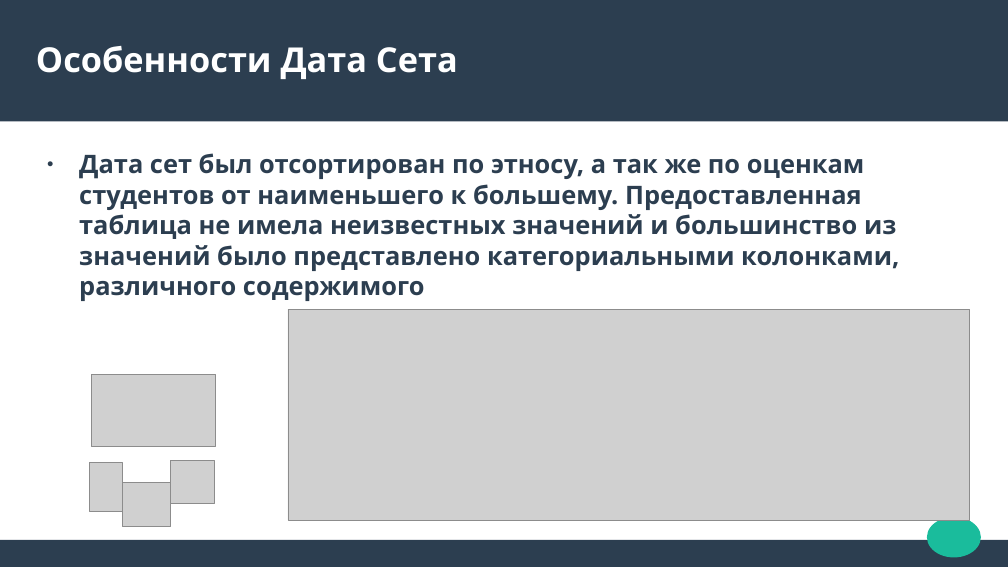
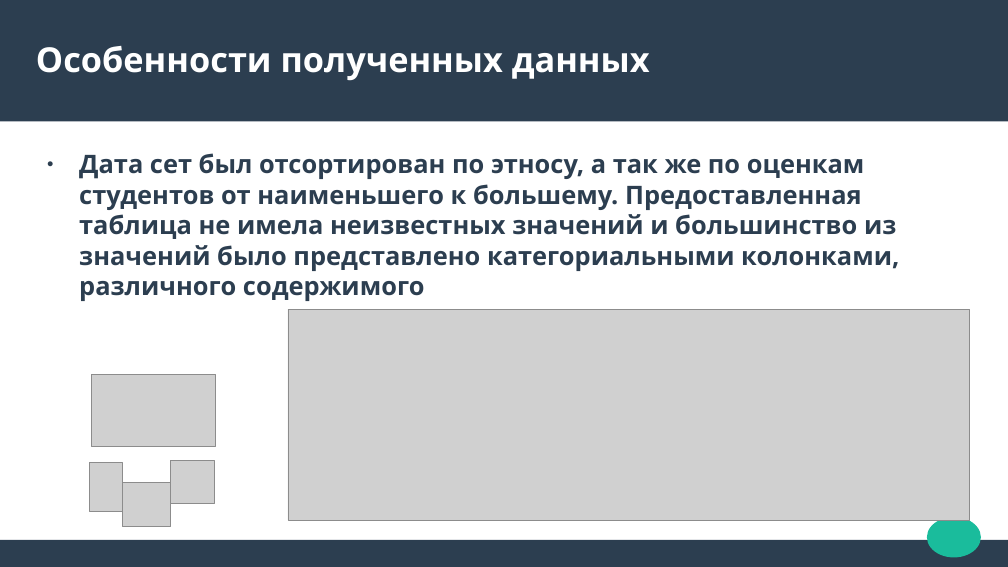
Before and after one commit to StrangeSas/StudentGradesModel, a slide deck: slide 3 of StudentGradesPresentation.odp. Drawn at 1008x567 pixels with LibreOffice and Linux fonts; fonts in the diff are those of the drawing; grey boxes stand for pictures. Boxes give left, top, right and bottom in pixels: in the first picture for what was removed or moved away, otherwise in the second. Text is boxed around its words. In the diff, an @@ line names an element or a change of style, - is before the commit and + after.

```diff
--- a/StudentGradesPresentation.odp
+++ b/StudentGradesPresentation.odp
@@ title at box(36, 46, 650, 81): text changed @@
-Особенности Дата Сета
+Особенности полученных данных
```
Also in this commit, not shown: 1 other slide changed, 10 slides added, 2 slides removed, 1 other file.
